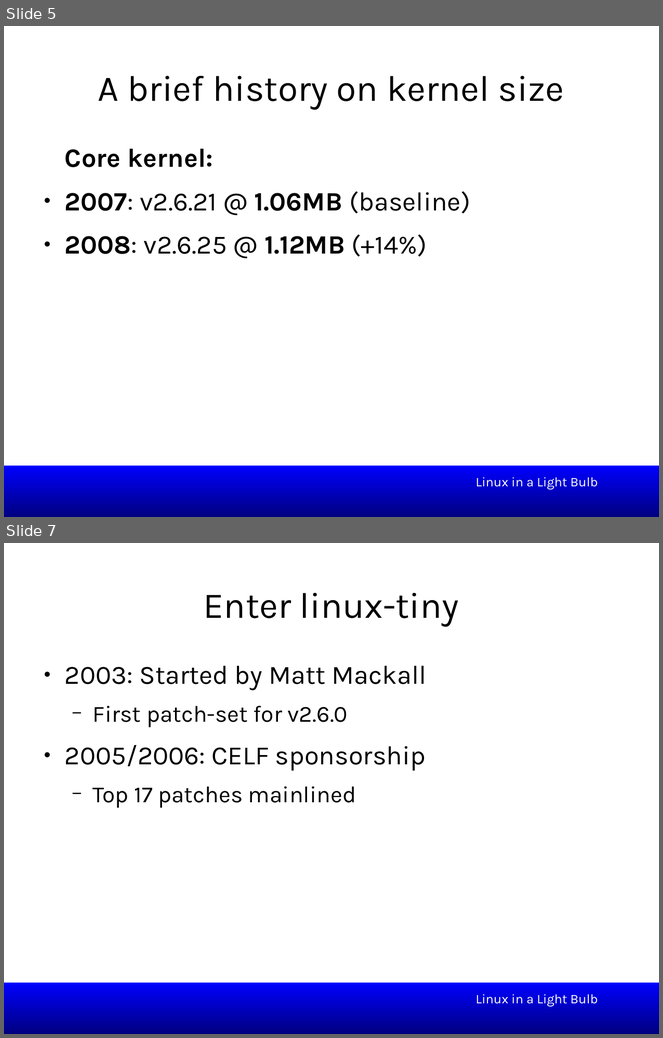
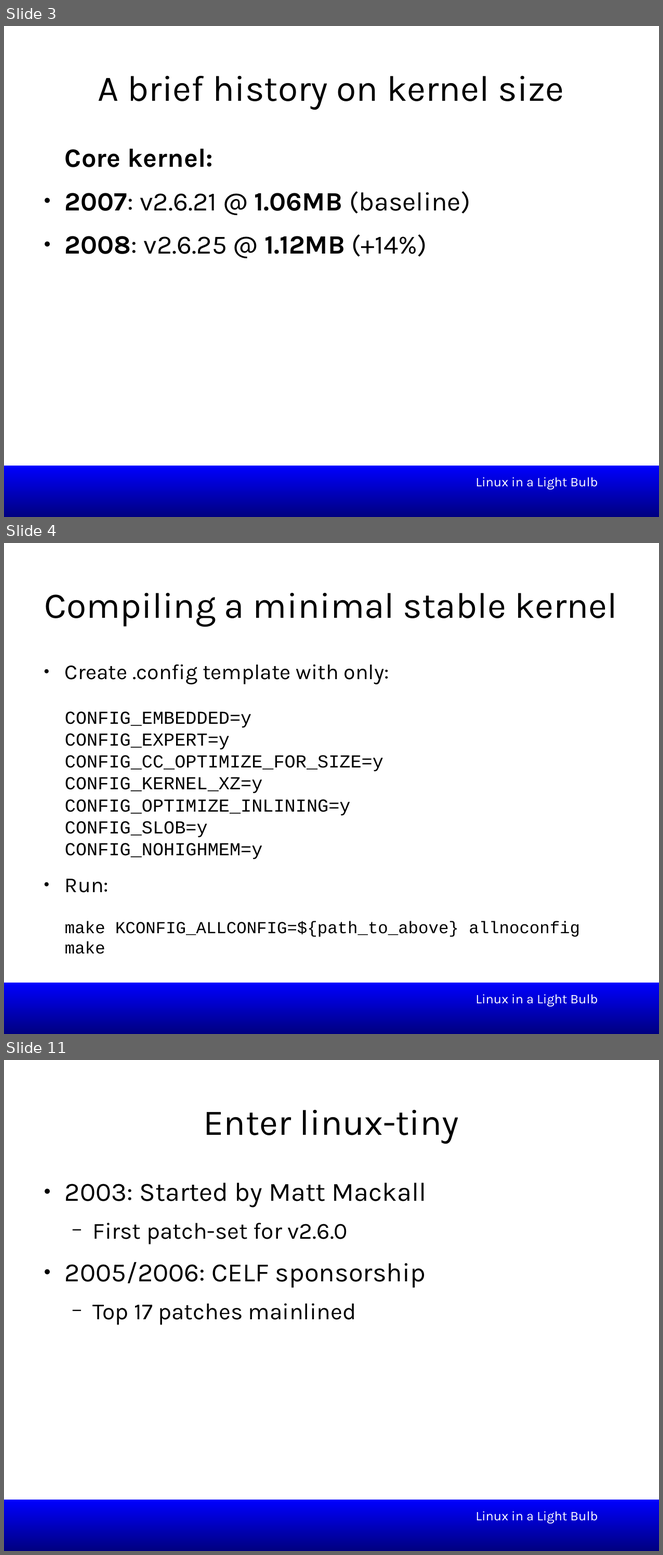
Before and after one commit to smipi1/elce2015, a slide deck: presentations/Linux_In_a_Lightbulb-Where_are_we_on_tinification-ELCE2015.odp. Shown one above the other, each under a label of ours: slides 5 and 7 before the commit, slides 3, 4 and 11 after it; the slides between them are not shown. The pictures are 663x1038 and 663x1555 pixels, drawn with LibreOffice and Linux fonts; fonts in the diff are those of the drawing; background and template pictures are left out. Boxes give left, top, right and bottom in pixels: in the first picture for what was removed or moved away, otherwise in the second. Text is boxed around its words. In the diff, an @@ line names an element or a change of style, - is before the commit and + after.

Commit message:
wip: kernel size background and history

```diff
--- a/presentations/Linux_In_a_Lightbulb-Where_are_we_on_tinification-ELCE2015.odp
+++ b/presentations/Linux_In_a_Lightbulb-Where_are_we_on_tinification-ELCE2015.odp
@@ slide 4 added at [4,543,659,1034], background #FFFFFF; not listed: 1 template element that a slide beside it also shows @@
@@ title added at [45,593,618,626], 44 pt, text #000000 @@
+Compiling a minimal stable kernel
@@ text added at [65,664,580,937], 22.2 pt, text #000000 @@
+● Create .config template with only:
+CONFIG_EMBEDDED=y
+CONFIG_EXPERT=y
+CONFIG_CC_OPTIMIZE_FOR_SIZE=y
+CONFIG_KERNEL_XZ=y
+CONFIG_OPTIMIZE_INLINING=y
+CONFIG_SLOB=y
+CONFIG_NOHIGHMEM=y
+● Run:
+make KCONFIG_ALLCONFIG=${path_to_above} allnoconfig
+make
@@ text added at [476,994,598,1007], 16 pt, text #FFFFFF @@
+Linux in a Light Bulb
@@ what was slide 5 is now slide 3 @@
@@ what was slide 7 is now slide 11 @@
```
Also in this commit, not shown: 3 slides changed, 3 other slides added.
